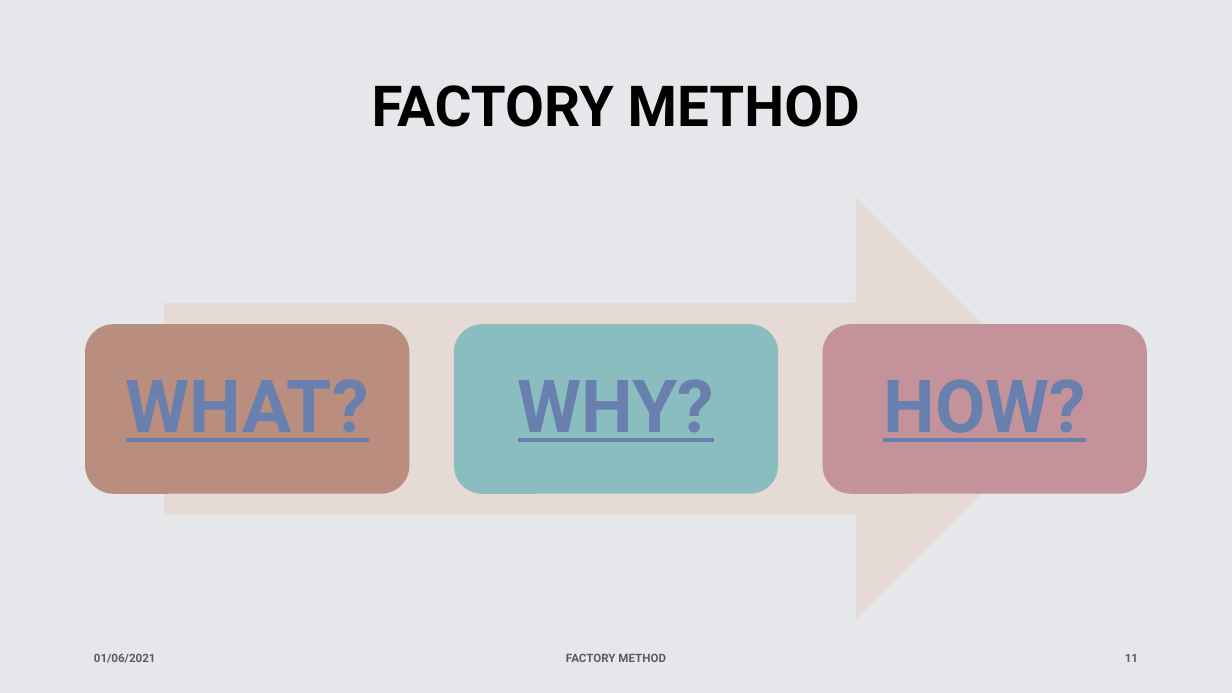
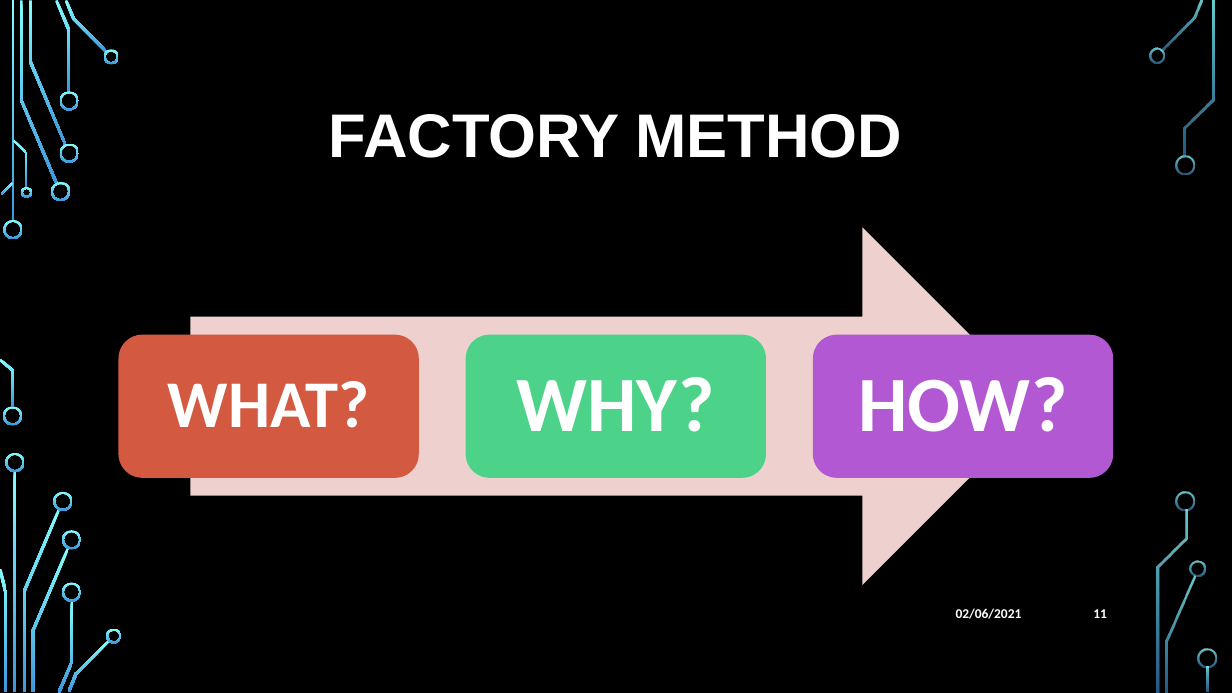
Before and after one commit to KhanhThinh/projects, a slide deck: slide 11 of docs/OOPForLife.pptx. Drawn at 1232x693 pixels with LibreOffice and Linux fonts; fonts in the diff are those of the drawing; background and template pictures are left out. Boxes give left, top, right and bottom in pixels: in the first picture for what was removed or moved away, otherwise in the second. Text is boxed around its words. In the diff, an @@ line names an element or a change of style, - is before the commit and + after.

```diff
--- a/docs/OOPForLife.pptx
+++ b/docs/OOPForLife.pptx
@@ rectangle removed at bbox=[0, 0, 1232, 693] @@
@@ title "FACTORY METHOD": place and size @@
-title "FACTORY METHOD" at bbox=[372, 85, 860, 127]
+title "FACTORY METHOD" at bbox=[329, 114, 903, 158]
@@ title "FACTORY METHOD" at bbox=[329, 114, 903, 158]: size 44 to 48 pt, font Roboto to Arial, text colour #000000 to #FFFFFF; line spacing 1 to 0.9 @@
@@ right arrow: place and size @@
-right arrow at bbox=[165, 197, 1068, 621]
+right arrow at bbox=[190, 227, 1042, 585]
@@ right arrow at bbox=[190, 227, 1042, 585]: fill #E7DBD8 to #EFD1CF @@
@@ rounded rectangle: place and size @@
-rounded rectangle at bbox=[85, 324, 409, 494]
+rounded rectangle at bbox=[118, 335, 419, 478]
@@ rounded rectangle at bbox=[118, 335, 419, 478]: fill #BA8E7F to #D35940 @@
@@ text "WHAT?": place and size @@
-text "WHAT?" at bbox=[93, 333, 401, 486]
+text "WHAT?" at bbox=[168, 381, 369, 428]
@@ text "WHAT?" at bbox=[168, 381, 369, 428]: size 57 to 52 pt, font Roboto to Calibri, text colour #6980AE to #FFFFFF, underline off; less space between paragraphs @@
@@ rounded rectangle: place and size @@
-rounded rectangle at bbox=[454, 324, 778, 494]
+rounded rectangle at bbox=[466, 335, 766, 478]
@@ rounded rectangle at bbox=[466, 335, 766, 478]: fill #89BDBF to #4CD389 @@
@@ text "WHY?" at bbox=[517, 377, 715, 432]: size 57 to 61 pt, font Roboto to Calibri, text colour #6980AE to #FFFFFF, underline off; more space between paragraphs @@
@@ rounded rectangle: place and size @@
-rounded rectangle at bbox=[823, 324, 1147, 494]
+rounded rectangle at bbox=[813, 335, 1114, 478]
@@ rounded rectangle at bbox=[813, 335, 1114, 478]: fill #C4929B to #B258D3 @@
@@ text "HOW?" at bbox=[858, 377, 1067, 432]: size 57 to 61 pt, font Roboto to Calibri, text colour #6980AE to #FFFFFF, underline off; more space between paragraphs @@
@@ text "HOW?": place and size @@
-text "HOW?" at bbox=[883, 379, 1086, 442]
+text "HOW?" at bbox=[858, 377, 1067, 432]
@@ page number: place and size @@
-page number at bbox=[1125, 654, 1138, 662]
+page number at bbox=[1093, 609, 1107, 618]
@@ page number at bbox=[1093, 609, 1107, 618]: size 9 to 10.5 pt, font Roboto to Calibri, text colour #000000 at 60% opacity to #FFFFFF @@
@@ text at bbox=[956, 608, 1022, 619]: text changed; size 9 to 10.5 pt; font Roboto to Calibri; text colour #000000 at 60% opacity to #FFFFFF @@
-01/06/2021
+02/06/2021
@@ text removed at bbox=[566, 653, 666, 662] @@
-FACTORY METHOD
@@ group added at bbox=[0, 0, 1217, 693]: 33 freeform shapes, 3 rectangles @@
```
Also in this commit, not shown: 14 other slides changed, 5 slides added, 4 slides removed, 2 other files.
